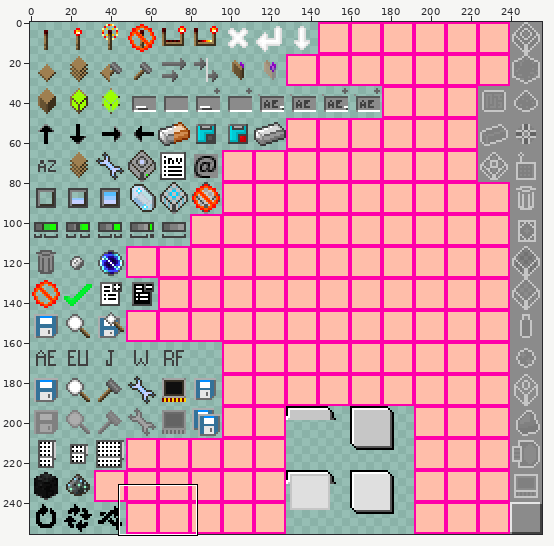
One commit to this sprite sheet: src/main/resources/assets/appliedenergistics2/textures/guis/states.png. Above: a wide view before the commit, with the close-up outlined.
Close-up. The starting point:
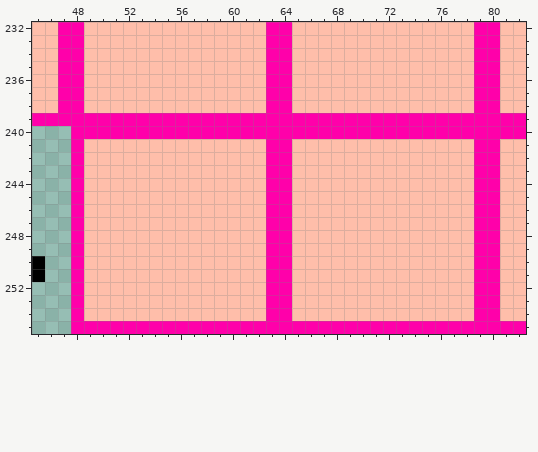
The file is 256x256 pixels. Colours within 5 levels of each other are drawn and written as one. Shown: x 45..82, y 232..255.
New version:
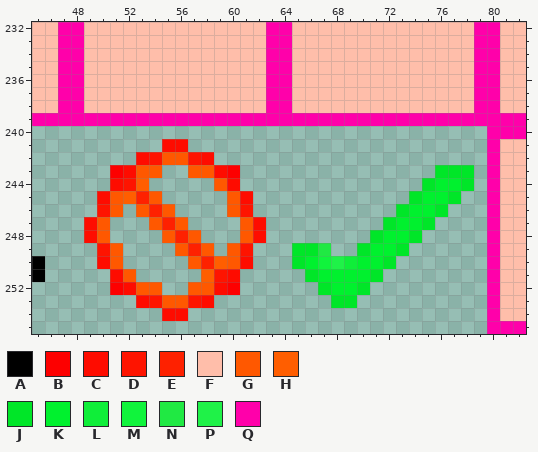
Palette (. is transparent): A #000000  B #fd0000  C #fe0c00  D #fe1400  E #fe2100  F #ffbeaa  G #ff5800  H #ff5e00  J #00e628  K #00f12e  L #0fee39  M #10f43c  N #20e943  P #1ff248  Q #ff00aa
The edit:
{"y":240,"x":48,"old":"QQQQQQQQQQQQQQQQQQQQQQQQQQQQQQQQ","new":"................................"}
{"y":241,"x":48,"old":"QFFFFFFFFFFFFFFQQFFFFFFFFFFFFFFQ","new":".......CC......................."}
{"y":242,"x":48,"old":"QFFFFFFFFFFFFFFQQFFFFFFFFFFFFFFQ","new":".....CDGGDC....................."}
{"y":243,"x":48,"old":"QFFFFFFFFFFFFFFQQFFFFFFFFFFFFFFQ","new":"...BCGG..GGCB...............JJJ."}
{"y":244,"x":48,"old":"QFFFFFFFFFFFFFFQQFFFFFFFFFFFFFFQ","new":"...CDH.....GC..............JKKJ."}
{"y":245,"x":48,"old":"QFFFFFFFFFFFFFFQQFFFFFFFFFFFFFFQ","new":"..CGHEG.....GC............JKKJ.."}
{"y":246,"x":48,"old":"QFFFFFFFFFFFFFFQQFFFFFFFFFFFFFFQ","new":"..DG.GEG....GD...........JKKJ..."}
{"y":247,"x":48,"old":"QFFFFFFFFFFFFFFQQFFFFFFFFFFFFFFQ","new":".CG...GEG....GC.........JKKJ...."}
{"y":248,"x":48,"old":"QFFFFFFFFFFFFFFQQFFFFFFFFFFFFFFQ","new":".CG....GEG...GC........JKKJ....."}
{"y":249,"x":48,"old":"QFFFFFFFFFFFFFFQQFFFFFFFFFFFFFFQ","new":"..DG....GEG.GD...JJN..JKKJ......"}
{"y":250,"x":48,"old":"QFFFFFFFFFFFFFFQQFFFFFFFFFFFFFFQ","new":"..CG.....GEHGC...JKMPLKKJ......."}
{"y":251,"x":48,"old":"QFFFFFFFFFFFFFFQQFFFFFFFFFFFFFFQ","new":"...CG.....HDC.....JKKKKJ........"}
{"y":252,"x":48,"old":"QFFFFFFFFFFFFFFQQFFFFFFFFFFFFFFQ","new":"...BCGG..GGCB......JKKJ........."}
{"y":253,"x":48,"old":"QFFFFFFFFFFFFFFQQFFFFFFFFFFFFFFQ","new":".....CDGGDC.........JJ.........."}
{"y":254,"x":48,"old":"QFFFFFFFFFFFFFFQQFFFFFFFFFFFFFFQ","new":".......CC......................."}
{"y":255,"x":48,"old":"QQQQQQQQQQQQQQQQQQQQQQQQQQQQQQQQ","new":"................................"}
{"label":"changed","picture_box":[71,126,487,334]}
